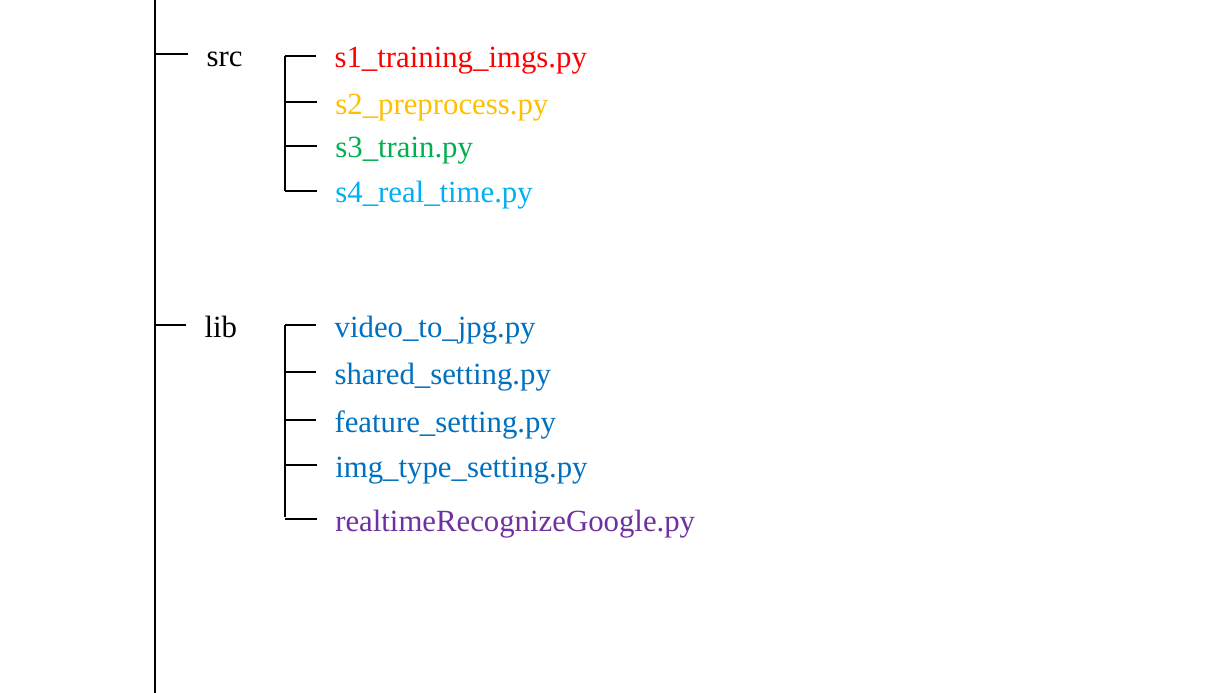
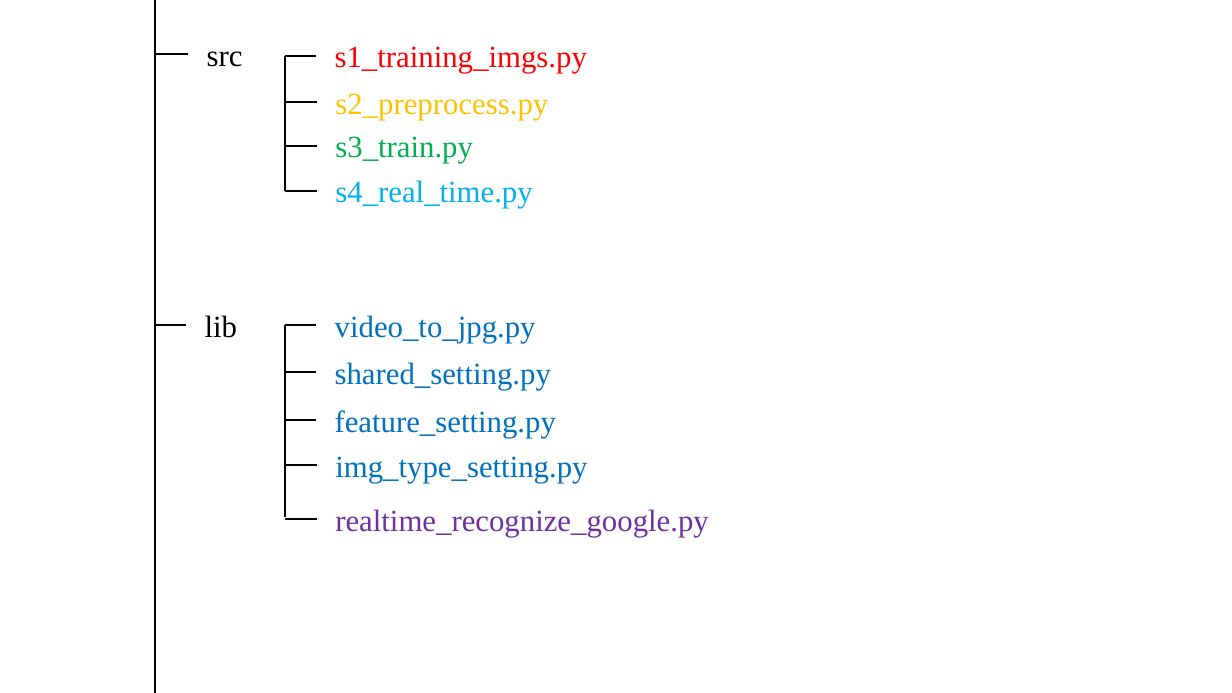
Before and after one commit to Luno82o/FinalProject-Impossible, a slide deck: slide 5 of tfpose-realtime2/結構.pptx. Drawn at 1232x693 pixels with LibreOffice and Linux fonts; fonts in the diff are those of the drawing. Boxes give left, top, right and bottom in pixels: in the first picture for what was removed or moved away, otherwise in the second. Text is boxed around its words. In the diff, an @@ line names an element or a change of style, - is before the commit and + after.

```diff
--- a/tfpose-realtime2/結構.pptx
+++ b/tfpose-realtime2/結構.pptx
@@ text at [335, 509, 709, 537]: text changed @@
-realtimeRecognizeGoogle.py
+realtime_recognize_google.py
```
Also in this commit, not shown: 1 other slide changed, 1 slide added, 56 other files.
